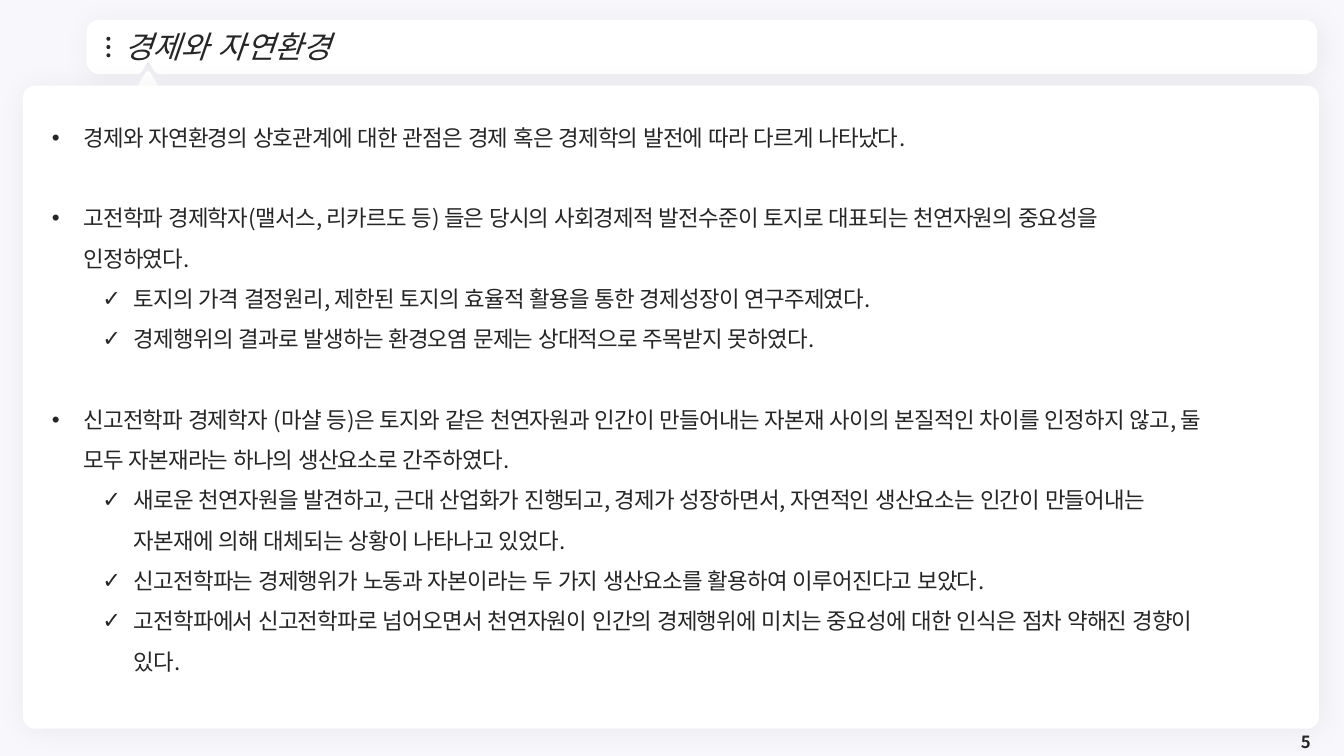
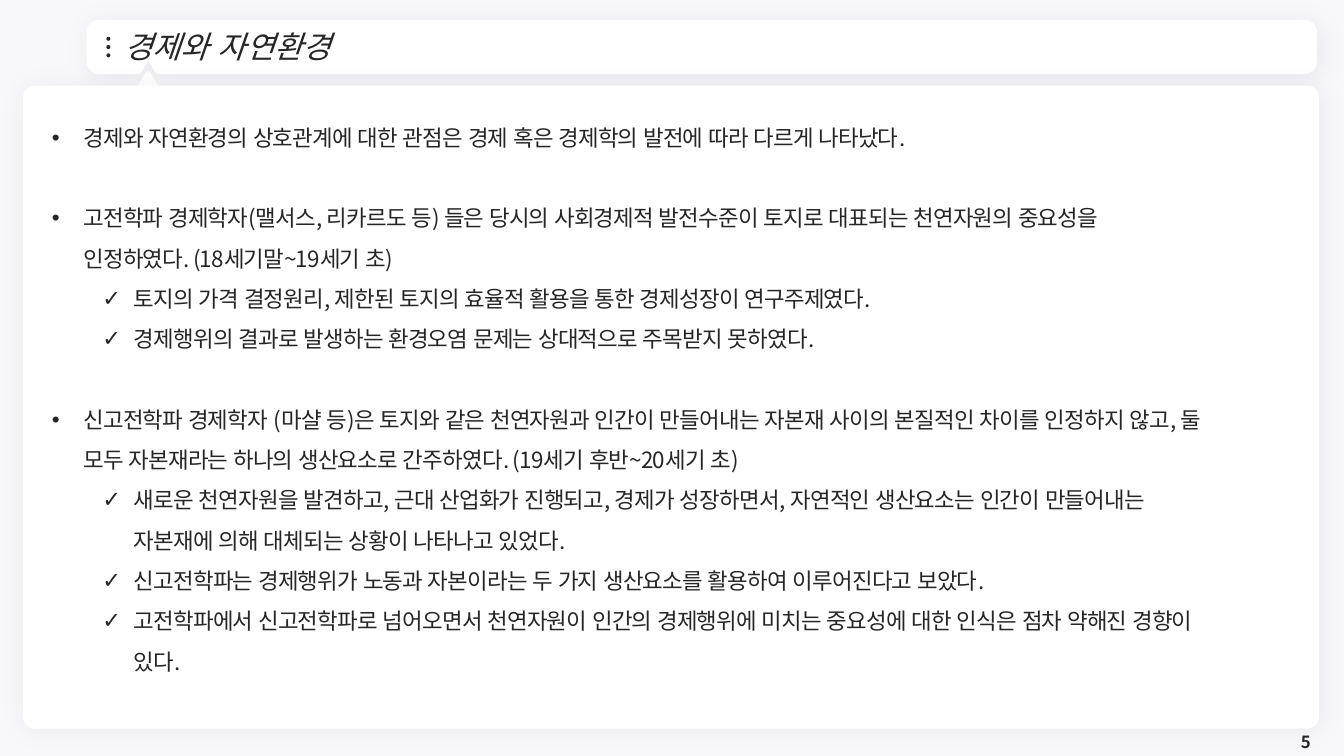
Before and after one commit to meandthey/Teaching, a slide deck: slide 5 of 환경경제학/2026-1/환경경제학_Chapter_02.pptx. Drawn at 1344x756 pixels with LibreOffice and Linux fonts; fonts in the diff are those of the drawing; background and template pictures are left out. Boxes give left, top, right and bottom in pixels: in the first picture for what was removed or moved away, otherwise in the second. Text is boxed around its words. In the diff, an @@ line names an element or a change of style, - is before the commit and + after.

```diff
--- a/환경경제학/2026-1/환경경제학_Chapter_02.pptx
+++ b/환경경제학/2026-1/환경경제학_Chapter_02.pptx
@@ text at (83, 207, 1098, 272): text changed @@
-• 고전학파 경제학자(맬서스, 리카르도 등) 들은 당시의 사회경제적 발전수준이 토지로 대표되는 천연자원의 중요성을 인정하였다.
+• 고전학파 경제학자(맬서스, 리카르도 등) 들은 당시의 사회경제적 발전수준이 토지로 대표되는 천연자원의 중요성을 인정하였다. (18세기말~19세기 초)
@@ text at (83, 409, 1202, 473): text changed @@
-• 신고전학파 경제학자 (마샬 등)은 토지와 같은 천연자원과 인간이 만들어내는 자본재 사이의 본질적인 차이를 인정하지 않고, 둘 모두 자본재라는 하나의 생산요소로 간주하였다.
+• 신고전학파 경제학자 (마샬 등)은 토지와 같은 천연자원과 인간이 만들어내는 자본재 사이의 본질적인 차이를 인정하지 않고, 둘 모두 자본재라는 하나의 생산요소로 간주하였다. (19세기 후반~20세기 초)
```
Also in this commit, not shown: 1 other slide changed, 3 other files.
